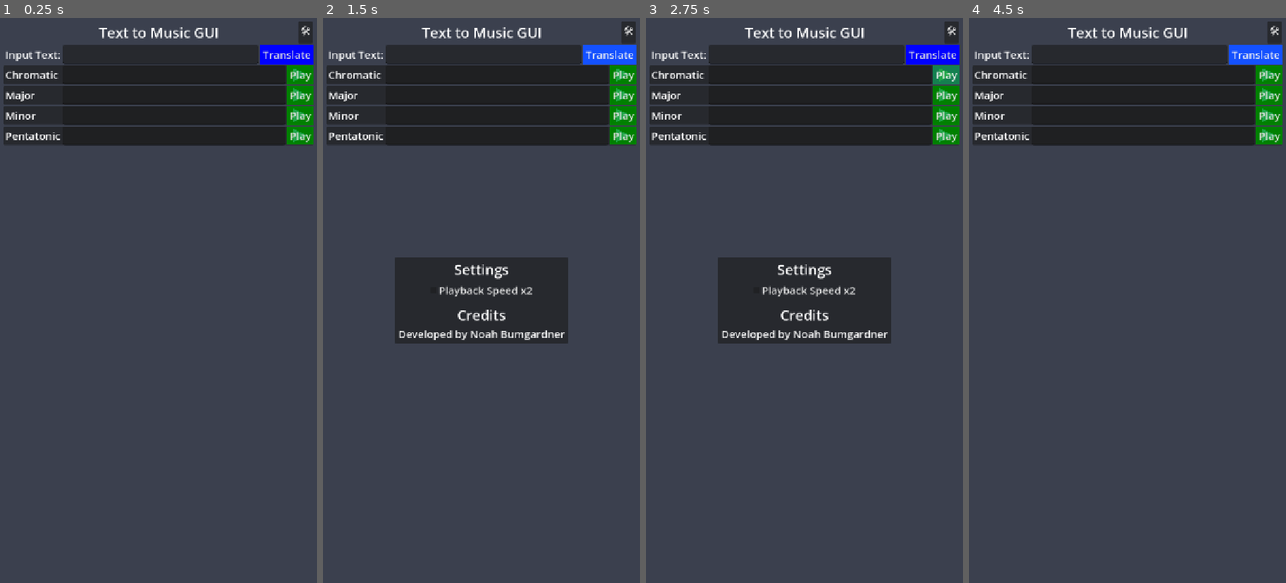
Above: before the commit, frames 1-4 (left to right).
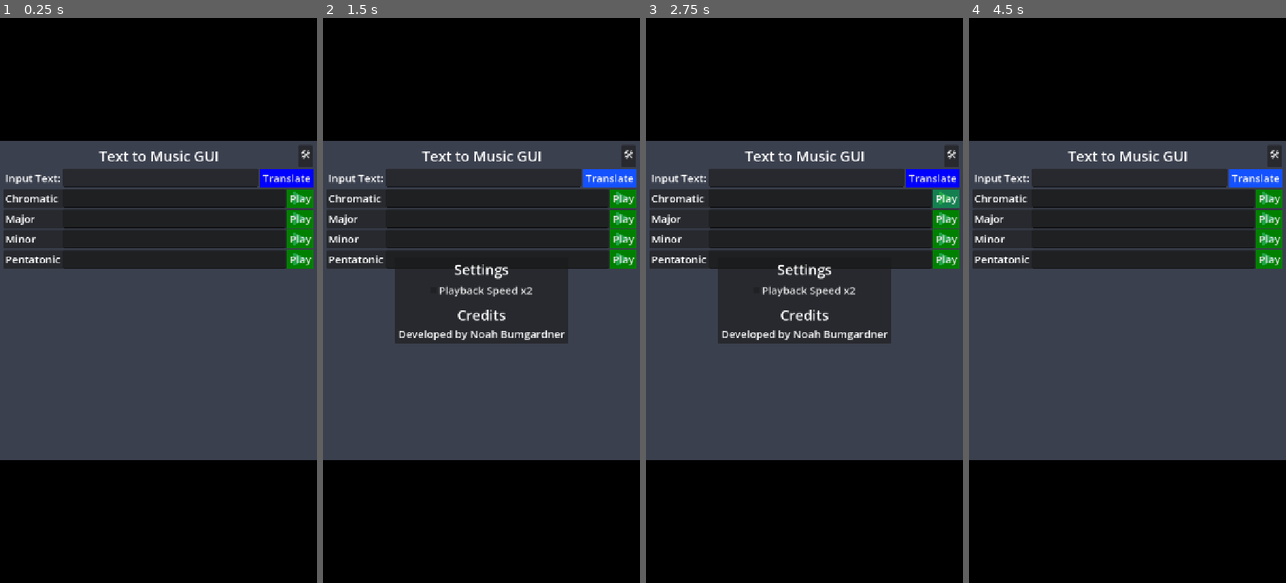
Above: after the commit, the same moments.

Repository: NBumgardner/text-to-music-gui-2015
Game: Godot game, scene res://scenes/text_to_music_gui/text_to_music_gui.tscn
Two runs of this game, one before a commit and one after it. Both use one fixed random seed, a clock stepped at 60 frames per second and the inputs below.
Inputs:
- Up to frame 1 (0.25 s): no input
- Up to frame 2 (1.5 s): click "🛠" at 0.5 s; click "Translate" at 1.25 s
- Up to frame 3 (2.75 s): click "Play" at 2 s
- Up to frame 4 (4.5 s): click "Play" at 2.75 s; click "🛠" at 3.5 s; click "Translate" at 4.25 s

The runs differ from the first frame. In frame 1, 60% of the frame differs, in the area x 0-100%, y 0-100%; in frame 2, 59%; in frame 3, 59%; in frame 4, 60%.

Commit message:
Fit GUI Within AspectRatioContainer
Making the game more mobile friendly.

Diff:
--- a/v2-godot/scenes/text_to_music_gui/text_to_music_gui.gd
+++ b/v2-godot/scenes/text_to_music_gui/text_to_music_gui.gd
@@ -3,12 +3,12 @@
 
 # Get output rows excluding the first row of user input.
 @onready var scaled_solfege_player_list: Array[Node] = (
-	$MarginContainer/VBoxContainer.get_children()
+	$AspectRatioContainer/MarginContainer/VBoxContainer.get_children()
 		.filter(func (child): return child is ScaledSolfegePlayer)
 )
 
 
-@onready var settings_menu = $SettingsMenu
+@onready var settings_menu = $AspectRatioContainer/SettingsMenu
 
 
 @onready var sfx_mouse_hover = $SfxMouseHover
--- a/v2-godot/scenes/text_to_music_gui/text_to_music_gui.tscn
+++ b/v2-godot/scenes/text_to_music_gui/text_to_music_gui.tscn
@@ -24,77 +24,75 @@
 theme = ExtResource("1_epnop")
 script = ExtResource("1_o4ijw")
 
-[node name="ColorRect" type="ColorRect" parent="." unique_id=1297583770]
+[node name="ColorRectOffScreen" type="ColorRect" parent="." unique_id=1297583770]
 layout_mode = 1
 anchors_preset = 15
 anchor_right = 1.0
 anchor_bottom = 1.0
 grow_horizontal = 2
 grow_vertical = 2
-color = Color(0.23023573, 0.25136867, 0.30629554, 1)
+color = Color(0, 0, 0, 1)
 
-[node name="MarginContainer" type="MarginContainer" parent="." unique_id=1965559274]
+[node name="AspectRatioContainer" type="AspectRatioContainer" parent="." unique_id=1109665564]
 layout_mode = 1
 anchors_preset = 15
 anchor_right = 1.0
 anchor_bottom = 1.0
 grow_horizontal = 2
 grow_vertical = 2
+
+[node name="ColorRect2" type="ColorRect" parent="AspectRatioContainer" unique_id=902948677]
+layout_mode = 2
+color = Color(0.23023573, 0.25136867, 0.30629554, 1)
+
+[node name="MarginContainer" type="MarginContainer" parent="AspectRatioContainer" unique_id=1965559274]
+layout_mode = 2
 theme_override_constants/margin_left = 8
 theme_override_constants/margin_top = 8
 theme_override_constants/margin_right = 8
 theme_override_constants/margin_bottom = 8
 
-[node name="VBoxContainer" type="VBoxContainer" parent="MarginContainer" unique_id=208609297]
+[node name="VBoxContainer" type="VBoxContainer" parent="AspectRatioContainer/MarginContainer" unique_id=208609297]
 layout_mode = 2
 
-[node name="MarginContainer" type="MarginContainer" parent="MarginContainer/VBoxContainer" unique_id=1015951040]
+[node name="MarginContainer" type="MarginContainer" parent="AspectRatioContainer/MarginContainer/VBoxContainer" unique_id=1015951040]
 layout_mode = 2
 
-[node name="Label" type="Label" parent="MarginContainer/VBoxContainer/MarginContainer" unique_id=1766561148]
+[node name="Label" type="Label" parent="AspectRatioContainer/MarginContainer/VBoxContainer/MarginContainer" unique_id=1766561148]
 layout_mode = 2
 theme = ExtResource("3_1a0bd")
 text = "Text to Music GUI"
 horizontal_alignment = 1
 
-[node name="ButtonSettings" type="Button" parent="MarginContainer/VBoxContainer/MarginContainer" unique_id=1446587811]
+[node name="ButtonSettings" type="Button" parent="AspectRatioContainer/MarginContainer/VBoxContainer/MarginContainer" unique_id=1446587811]
 layout_mode = 2
 size_flags_horizontal = 8
 text = "🛠"
 
-[node name="RowUserInput" parent="MarginContainer/VBoxContainer" unique_id=51070308 instance=ExtResource("2_gjebr")]
+[node name="RowUserInput" parent="AspectRatioContainer/MarginContainer/VBoxContainer" unique_id=51070308 instance=ExtResource("2_gjebr")]
 layout_mode = 2
 theme = ExtResource("4_epnop")
 
-[node name="ScaledSolfegePlayer5" parent="MarginContainer/VBoxContainer" unique_id=1996285598 instance=ExtResource("9_iv8pr")]
+[node name="ScaledSolfegePlayer5" parent="AspectRatioContainer/MarginContainer/VBoxContainer" unique_id=1996285598 instance=ExtResource("9_iv8pr")]
 layout_mode = 2
 musical_scale = ExtResource("3_ym40v")
 
-[node name="ScaledSolfegePlayer6" parent="MarginContainer/VBoxContainer" unique_id=134583324 instance=ExtResource("9_iv8pr")]
+[node name="ScaledSolfegePlayer6" parent="AspectRatioContainer/MarginContainer/VBoxContainer" unique_id=134583324 instance=ExtResource("9_iv8pr")]
 layout_mode = 2
 musical_scale = ExtResource("2_qhllm")
 
-[node name="ScaledSolfegePlayer7" parent="MarginContainer/VBoxContainer" unique_id=1778609240 instance=ExtResource("9_iv8pr")]
+[node name="ScaledSolfegePlayer7" parent="AspectRatioContainer/MarginContainer/VBoxContainer" unique_id=1778609240 instance=ExtResource("9_iv8pr")]
 layout_mode = 2
 musical_scale = ExtResource("5_l0uts")
 
-[node name="ScaledSolfegePlayer8" parent="MarginContainer/VBoxContainer" unique_id=2051491446 instance=ExtResource("9_iv8pr")]
+[node name="ScaledSolfegePlayer8" parent="AspectRatioContainer/MarginContainer/VBoxContainer" unique_id=2051491446 instance=ExtResource("9_iv8pr")]
 layout_mode = 2
 musical_scale = ExtResource("6_0swa3")
 
-[node name="SettingsMenu" parent="." unique_id=1005901004 instance=ExtResource("10_2xp20")]
-layout_mode = 1
-anchors_preset = 8
-anchor_left = 0.5
-anchor_top = 0.5
-anchor_right = 0.5
-anchor_bottom = 0.5
-offset_left = -126.5
-offset_top = -56.0
-offset_right = 126.5
-offset_bottom = 56.0
-grow_horizontal = 2
-grow_vertical = 2
+[node name="SettingsMenu" parent="AspectRatioContainer" unique_id=1005901004 instance=ExtResource("10_2xp20")]
+layout_mode = 2
+size_flags_horizontal = 4
+size_flags_vertical = 4
 
 [node name="SfxMouseHover" type="AudioStreamPlayer" parent="." unique_id=472929582]
 stream = ExtResource("12_4gqup")
@@ -103,14 +101,14 @@
 [node name="SfxSelectionMade" type="AudioStreamPlayer" parent="." unique_id=1912830735]
 stream = ExtResource("13_pps6h")
 
-[connection signal="mouse_entered" from="MarginContainer/VBoxContainer/MarginContainer/ButtonSettings" to="." method="_on_button_mouse_entered"]
-[connection signal="pressed" from="MarginContainer/VBoxContainer/MarginContainer/ButtonSettings" to="." method="_on_button_settings_pressed"]
-[connection signal="request_to_translate" from="MarginContainer/VBoxContainer/RowUserInput" to="MarginContainer/VBoxContainer/ScaledSolfegePlayer5" method="_on_row_user_input_request_to_translate"]
-[connection signal="request_to_translate" from="MarginContainer/VBoxContainer/RowUserInput" to="MarginContainer/VBoxContainer/ScaledSolfegePlayer6" method="_on_row_user_input_request_to_translate"]
-[connection signal="request_to_translate" from="MarginContainer/VBoxContainer/RowUserInput" to="MarginContainer/VBoxContainer/ScaledSolfegePlayer7" method="_on_row_user_input_request_to_translate"]
-[connection signal="request_to_translate" from="MarginContainer/VBoxContainer/RowUserInput" to="MarginContainer/VBoxContainer/ScaledSolfegePlayer8" method="_on_row_user_input_request_to_translate"]
-[connection signal="play_button_pressed" from="MarginContainer/VBoxContainer/ScaledSolfegePlayer5" to="." method="_on_scaled_solfege_player_play_button_pressed"]
-[connection signal="play_button_pressed" from="MarginContainer/VBoxContainer/ScaledSolfegePlayer6" to="." method="_on_scaled_solfege_player_play_button_pressed"]
-[connection signal="play_button_pressed" from="MarginContainer/VBoxContainer/ScaledSolfegePlayer7" to="." method="_on_scaled_solfege_player_play_button_pressed"]
-[connection signal="play_button_pressed" from="MarginContainer/VBoxContainer/ScaledSolfegePlayer8" to="." method="_on_scaled_solfege_player_play_button_pressed"]
-[connection signal="playback_speed_toggle_requested" from="SettingsMenu" to="." method="_on_settings_menu_playback_speed_toggle_requested"]
+[connection signal="mouse_entered" from="AspectRatioContainer/MarginContainer/VBoxContainer/MarginContainer/ButtonSettings" to="." method="_on_button_mouse_entered"]
+[connection signal="pressed" from="AspectRatioContainer/MarginContainer/VBoxContainer/MarginContainer/ButtonSettings" to="." method="_on_button_settings_pressed"]
+[connection signal="request_to_translate" from="AspectRatioContainer/MarginContainer/VBoxContainer/RowUserInput" to="AspectRatioContainer/MarginContainer/VBoxContainer/ScaledSolfegePlayer5" method="_on_row_user_input_request_to_translate"]
+[connection signal="request_to_translate" from="AspectRatioContainer/MarginContainer/VBoxContainer/RowUserInput" to="AspectRatioContainer/MarginContainer/VBoxContainer/ScaledSolfegePlayer6" method="_on_row_user_input_request_to_translate"]
+[connection signal="request_to_translate" from="AspectRatioContainer/MarginContainer/VBoxContainer/RowUserInput" to="AspectRatioContainer/MarginContainer/VBoxContainer/ScaledSolfegePlayer7" method="_on_row_user_input_request_to_translate"]
+[connection signal="request_to_translate" from="AspectRatioContainer/MarginContainer/VBoxContainer/RowUserInput" to="AspectRatioContainer/MarginContainer/VBoxContainer/ScaledSolfegePlayer8" method="_on_row_user_input_request_to_translate"]
+[connection signal="play_button_pressed" from="AspectRatioContainer/MarginContainer/VBoxContainer/ScaledSolfegePlayer5" to="." method="_on_scaled_solfege_player_play_button_pressed"]
+[connection signal="play_button_pressed" from="AspectRatioContainer/MarginContainer/VBoxContainer/ScaledSolfegePlayer6" to="." method="_on_scaled_solfege_player_play_button_pressed"]
+[connection signal="play_button_pressed" from="AspectRatioContainer/MarginContainer/VBoxContainer/ScaledSolfegePlayer7" to="." method="_on_scaled_solfege_player_play_button_pressed"]
+[connection signal="play_button_pressed" from="AspectRatioContainer/MarginContainer/VBoxContainer/ScaledSolfegePlayer8" to="." method="_on_scaled_solfege_player_play_button_pressed"]
+[connection signal="playback_speed_toggle_requested" from="AspectRatioContainer/SettingsMenu" to="." method="_on_settings_menu_playback_speed_toggle_requested"]
